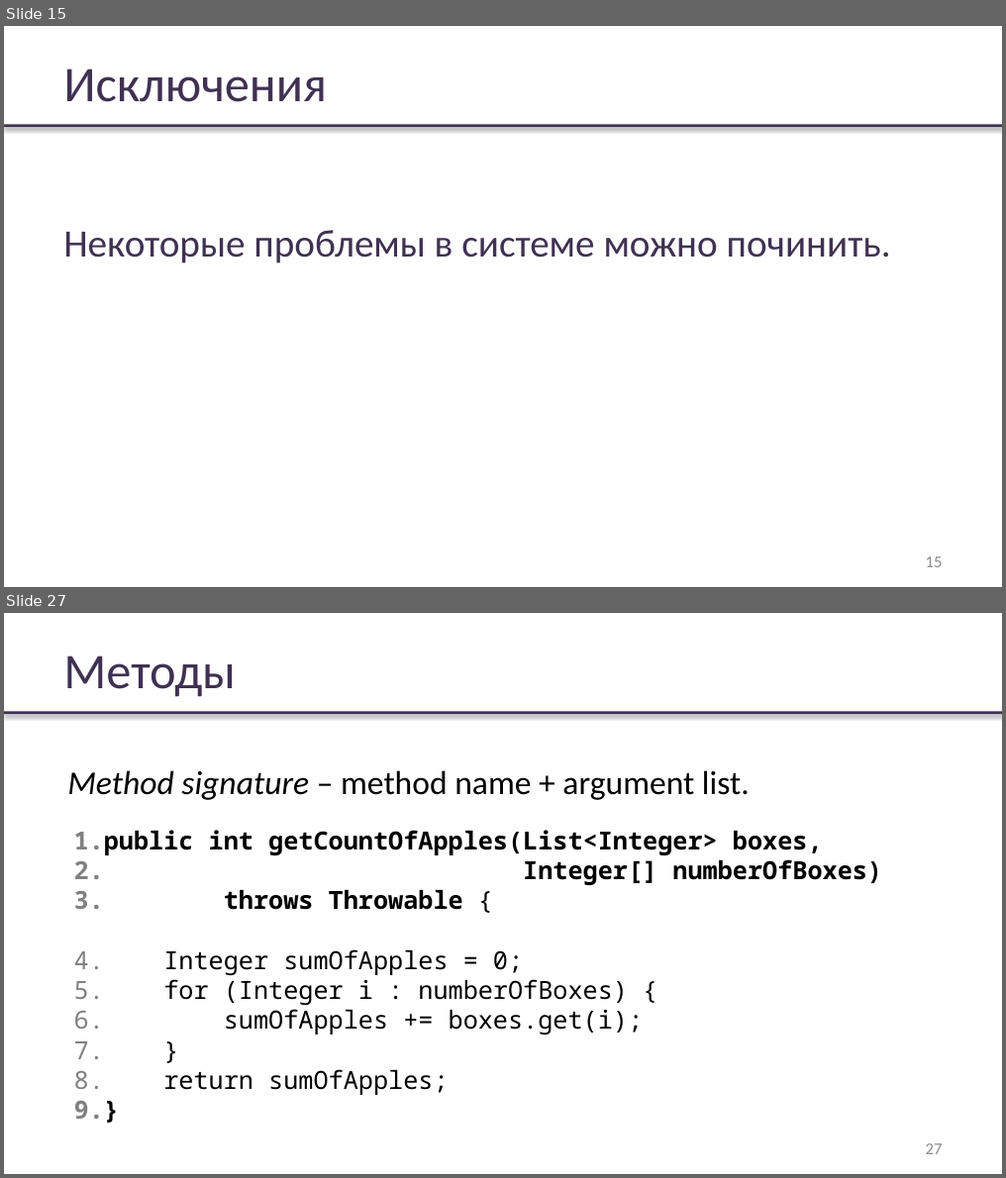
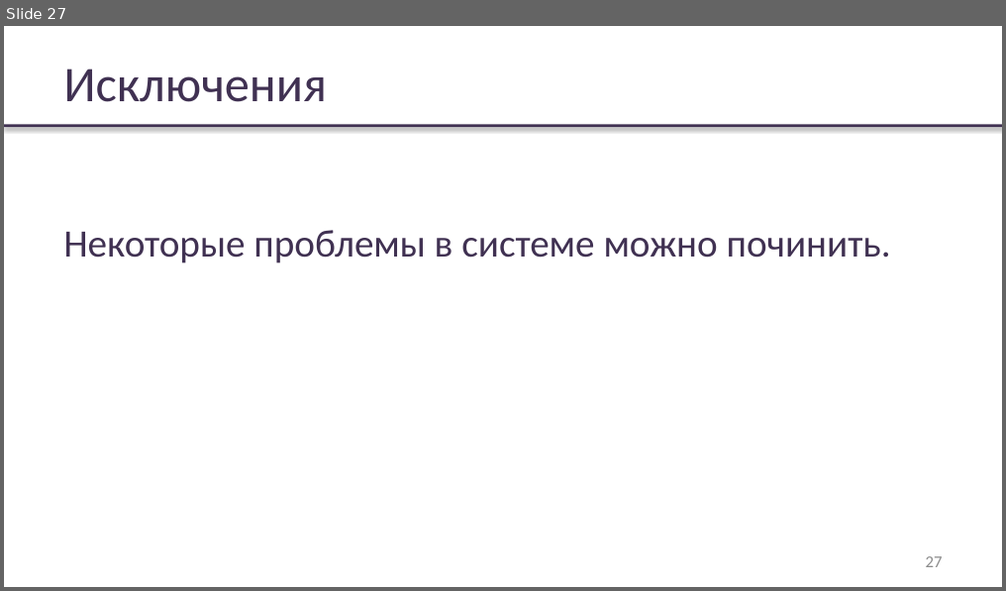
Before and after one commit to rybalkinsd/atom, a slide deck: lecture2/presentation/lecture02.pptx. Shown one above the other, each under a label of ours: slides 15 and 27 before the commit, slide 27 after it; the slides between them are not shown. The pictures are 1006x1178 and 1006x591 pixels, drawn with LibreOffice and Linux fonts; fonts in the diff are those of the drawing; background and template pictures are left out. Boxes give left, top, right and bottom in pixels: in the first picture for what was removed or moved away, otherwise in the second. Text is boxed around its words. In the diff, an @@ line names an element or a change of style, - is before the commit and + after.

```diff
--- a/lecture2/presentation/lecture02.pptx
+++ b/lecture2/presentation/lecture02.pptx
@@ slide 27 removed at <box>4,613,1002,1174</box>, background #FFFFFF; not listed: 1 template element that a slide beside it also shows @@
@@ text removed at <box>63,656,236,697</box> @@
-Методы
@@ text removed at <box>67,770,749,800</box> @@
-Method signature – method name + argument list.
@@ text removed at <box>74,830,882,1095</box> @@
-1. public int getCountOfApples(List<Integer> boxes,
-2. Integer[] numberOfBoxes)
-3. throws Throwable {
-4. Integer sumOfApples = 0;
-5. for (Integer i : numberOfBoxes) {
-6. sumOfApples += boxes.get(i);
-7. }
-8. return sumOfApples;
-9. }
@@ page number removed at <box>926,1144,943,1155</box> @@
-27
@@ what was slide 15 is now slide 27 @@
@@ page number at <box>926,557,943,568</box>: text changed @@
-15
+27
```
Also in this commit, not shown: 10 slides changed, 24 slides added, 25 other slides removed, 3 other files.
